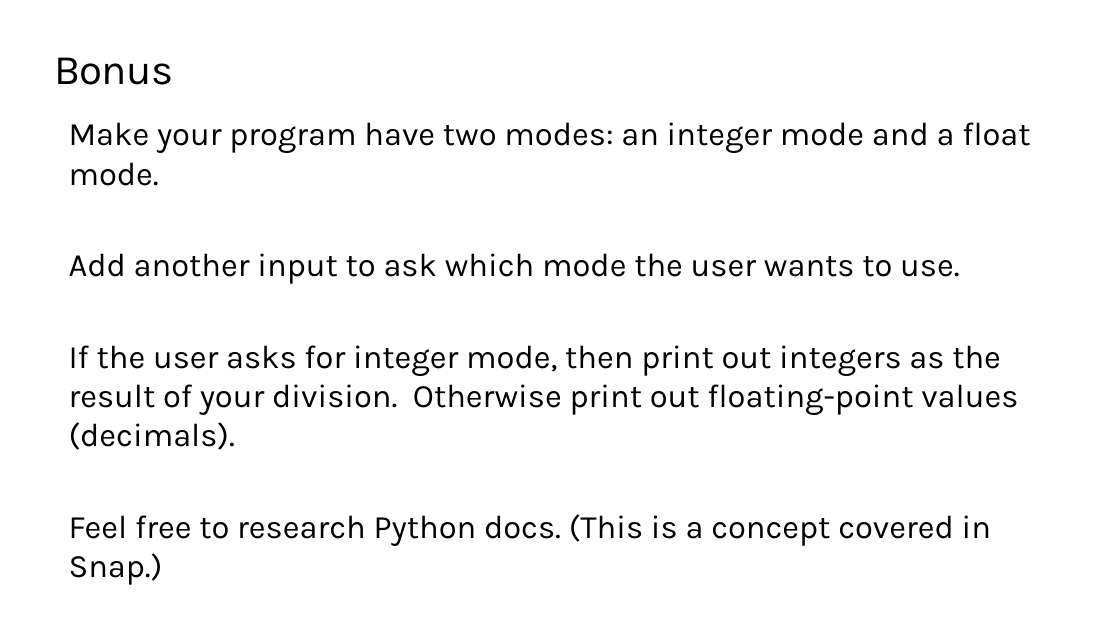
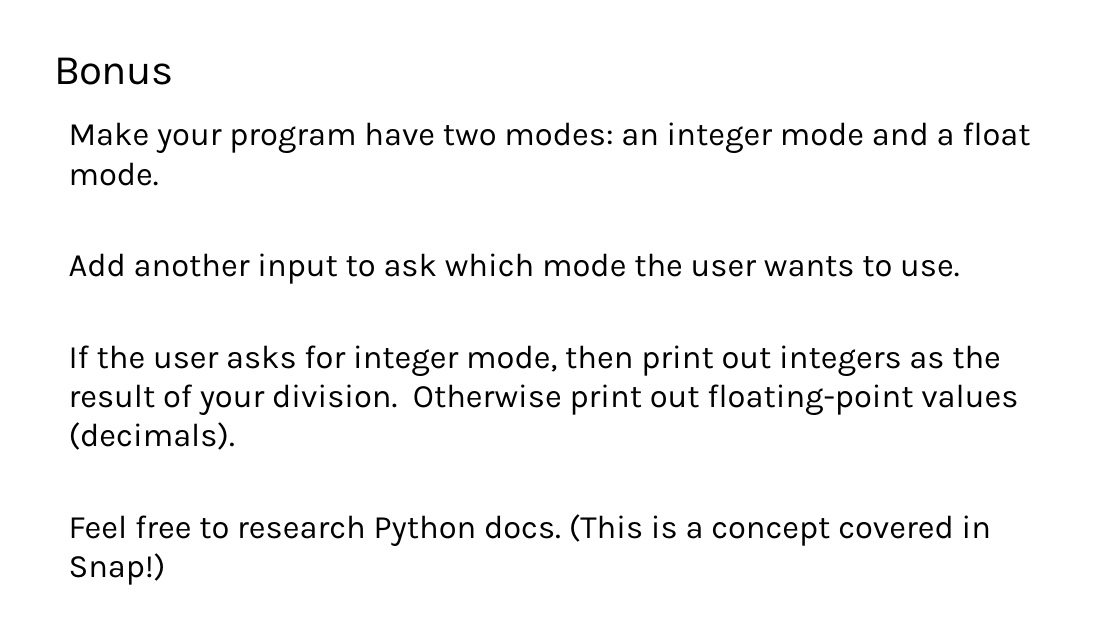
Before and after one commit to TEALSK12/2nd-semester-introduction-to-computer-science, a slide deck: slide 12 of units/2_unit/slidedecks/Intro Python 2.01 TEALS.pptx. Drawn at 1120x630 pixels with LibreOffice and Linux fonts; fonts in the diff are those of the drawing; background and template pictures are left out. Boxes give left, top, right and bottom in pixels: in the first picture for what was removed or moved away, otherwise in the second. Text is boxed around its words. In the diff, an @@ line names an element or a change of style, - is before the commit and + after.

```diff
--- a/units/2_unit/slidedecks/Intro Python 2.01 TEALS.pptx
+++ b/units/2_unit/slidedecks/Intro Python 2.01 TEALS.pptx
@@ text at <box>69,514,991,585</box>: text changed @@
-Feel free to research Python docs. (This is a concept covered in Snap.)
+Feel free to research Python docs. (This is a concept covered in Snap!)
```
Also in this commit, not shown: 9 other slides changed.
